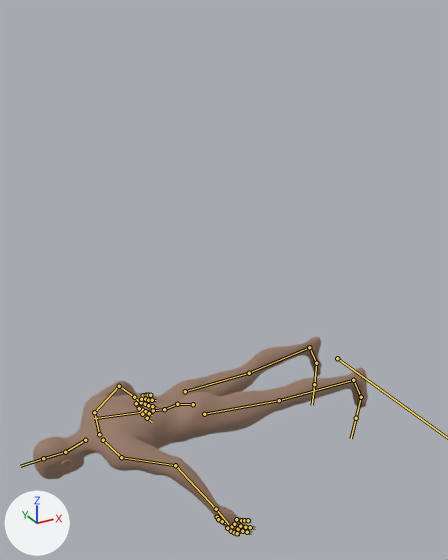
The FBX model Unity/Assets/human/makehuman_01.fbx: old version first, new version second.
Rendered twice from a 50 mm camera at (-2.14, -2.48, 1.9) aimed at (-0.78, -0.02, 0.67). Arrows for +X, +Y and +Z are at lower left; the lights stay in place. The bones that bend it are drawn over the model as lines.

The first picture shows 'makehuman_01Mesh'.
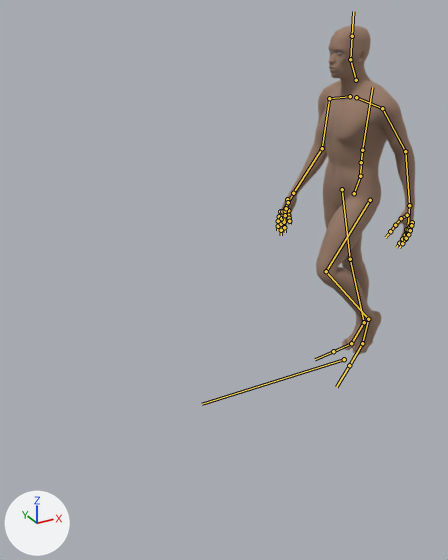
The newer file adds an action. The first version stands in its rest pose; the second is drawn at frame 17 of the action 'Walking'.

Location of each change, [x1, y1, x2, y2] in pixels of the pictures (448 x 560 px):
'makehuman_01Mesh', posed (59% narrower, 66% taller)
    before: [33, 337, 368, 535]
    after: [277, 26, 415, 355]
bone 'pelvis', root to tip
    before: (193, 404) to (175, 404)
    after: (354, 193) to (361, 173)
bone 'spine_01', root to tip
    before: (177, 404) to (164, 409)
    after: (360, 176) to (361, 162)
bone 'spine_02', root to tip
    before: (164, 409) to (153, 410)
    after: (361, 162) to (362, 150)
bone 'spine_03', root to tip
    before: (153, 410) to (94, 418)
    after: (362, 150) to (372, 87)
bone 'upperarm_l', root to tip
    before: (121, 457) to (175, 465)
    after: (382, 108) to (405, 151)
bone 'lowerarm_l', root to tip
    before: (175, 465) to (216, 509)
    after: (405, 151) to (409, 205)
bone 'upperarm_r', root to tip
    before: (94, 412) to (119, 386)
    after: (329, 98) to (322, 148)
bone 'lowerarm_r', root to tip
    before: (119, 386) to (134, 397)
    after: (322, 148) to (293, 193)
bone 'hand_r', root to tip
    before: (134, 397) to (140, 403)
    after: (293, 193) to (284, 209)
bone 'head', root to tip
    before: (65, 452) to (43, 458)
    after: (350, 59) to (352, 36)
bone 'thigh_l', root to tip
    before: (204, 414) to (279, 400)
    after: (370, 200) to (326, 271)
bone 'calf_l', root to tip
    before: (279, 400) to (353, 380)
    after: (326, 271) to (368, 319)
bone 'foot_l', root to tip
    before: (353, 380) to (361, 397)
    after: (368, 319) to (362, 343)
bone 'ball_l', root to tip
    before: (361, 397) to (356, 418)
    after: (362, 343) to (349, 365)
bone 'thigh_r', root to tip
    before: (185, 391) to (249, 373)
    after: (342, 189) to (350, 259)
bone 'foot_r', root to tip
    before: (309, 347) to (316, 363)
    after: (364, 322) to (351, 343)
bone 'ball_r', root to tip
    before: (316, 363) to (314, 384)
    after: (351, 343) to (333, 351)

The change in detail:
Bone 'Root' (bone_root) moves from (0.0, 0.0, 0.0) to (2.2, 0.0, -5.2).
Bone 'Root' (bone_root) turns from (0, 0, 0) to (90, 0, -180) degrees about its own x, y and z.
Bone 'pelvis' (bone_pelvis) moves from (0.0, 0.0, 0.0) to (3.3, -122.0, 60.9).
Bone 'pelvis' (bone_pelvis) turns from (0, 0, 0) to (70, -20, 90) degrees about its own x, y and z.
Bone 'spine_01' (bone_spine_01) turns from (0, 0, 0) to (-4, 0, 0) degrees about its own x, y and z.
Bone 'spine_02' (bone_spine_02) turns from (0, 0, 0) to (16, 0, 0) degrees about its own x, y and z.
Bone 'spine_03' (bone_spine_03) turns from (0, 0, 0) to (-6, 0, 0) degrees about its own x, y and z.
Bone 'upperarm_l' (bone_upperarm_l) turns from (0, 0, 0) to (-34, -14, -23) degrees about its own x, y and z.
Bone 'lowerarm_l' (bone_lowerarm_l) turns from (0, 0, 0) to (-22, -13, -5) degrees about its own x, y and z.
Bone 'upperarm_r' (bone_upperarm_r) turns from (0, 0, 0) to (8, -26, 36) degrees about its own x, y and z.
Bone 'lowerarm_r' (bone_lowerarm_r) turns from (0, 0, 0) to (-16, -2, -12) degrees about its own x, y and z.
Bone 'hand_r' (bone_hand_r) turns from (0, 0, 0) to (-13, 0, 5) degrees about its own x, y and z.
Bone 'head' (bone_head) turns from (0, 0, 0) to (-4, 0, 0) degrees about its own x, y and z.
Bone 'thigh_l' (bone_thigh_l) turns from (0, 0, 0) to (-29, 3, 16) degrees about its own x, y and z.
Bone 'calf_l' (bone_calf_l) turns from (0, 0, 0) to (74, 0, 5) degrees about its own x, y and z.
Bone 'foot_l' (bone_foot_l) turns from (0, 0, 0) to (13, 0, 0) degrees about its own x, y and z.
Bone 'ball_l' (bone_ball_l) turns from (0, 0, 0) to (13, -1, 1) degrees about its own x, y and z.
Bone 'thigh_r' (bone_thigh_r) turns from (0, 0, 0) to (18, -1, 1) degrees about its own x, y and z.
Bone 'foot_r' (bone_foot_r) turns from (0, 0, 0) to (11, 1, 0) degrees about its own x, y and z.
Bone 'ball_r' (bone_ball_r) turns from (0, 0, 0) to (-19, -6, -1) degrees about its own x, y and z.
